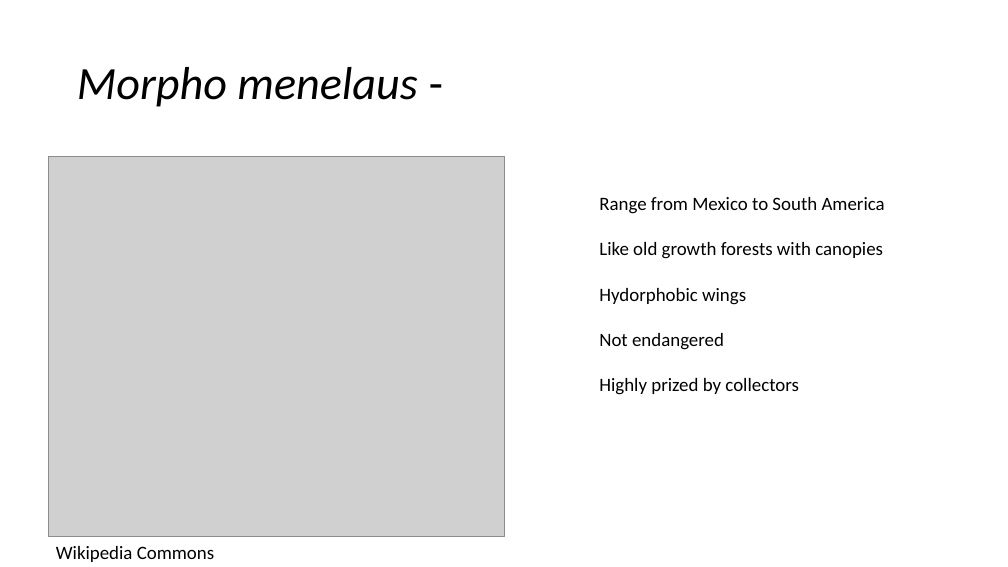
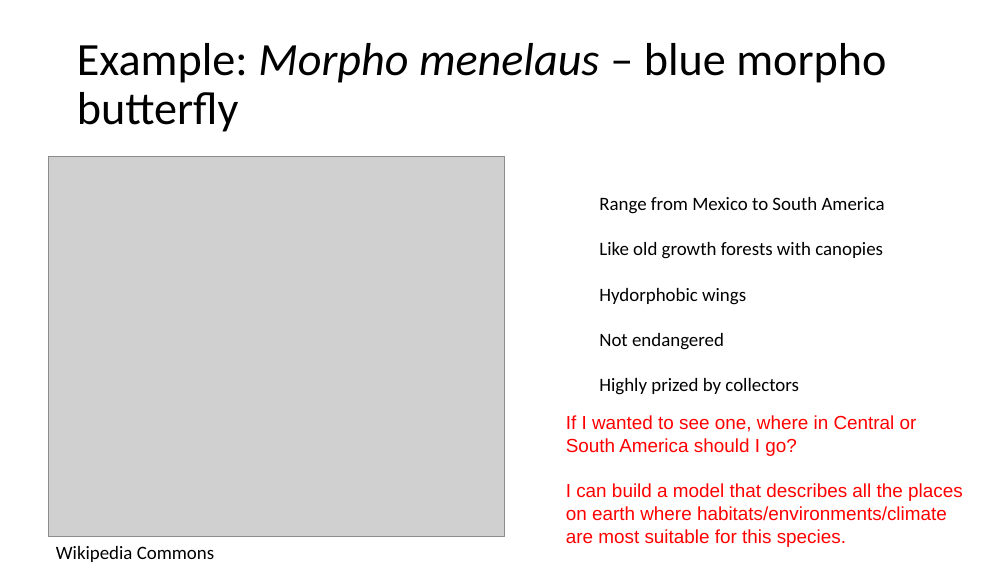
Before and after one commit to paleomammals/biodata_shortcourse, a slide deck: slide 12 of paleomammals_ShortCourse_repaired.pptx (slide 10 before the commit). Drawn at 1008x567 pixels with LibreOffice and Linux fonts; fonts in the diff are those of the drawing; grey boxes stand for pictures. Boxes give left, top, right and bottom in pixels: in the first picture for what was removed or moved away, otherwise in the second. Text is boxed around its words. In the diff, an @@ line names an element or a change of style, - is before the commit and + after.

```diff
--- a/paleomammals_ShortCourse_repaired.pptx
+++ b/paleomammals_ShortCourse_repaired.pptx
@@ title at bbox=[77, 43, 886, 132]: text changed; italic off @@
-Morpho menelaus -
+Example: Morpho menelaus – blue morpho butterfly
@@ text added at bbox=[566, 415, 963, 547], 18 pt, text #FF0000 @@
+If I wanted to see one, where in Central or South America should I go?
+I can build a model that describes all the places on earth where habitats/environments/climate are most suitable for this species.
```
Also in this commit, not shown: 13 other slides changed, 1 slide added, 2 slides removed, 8 other files.
